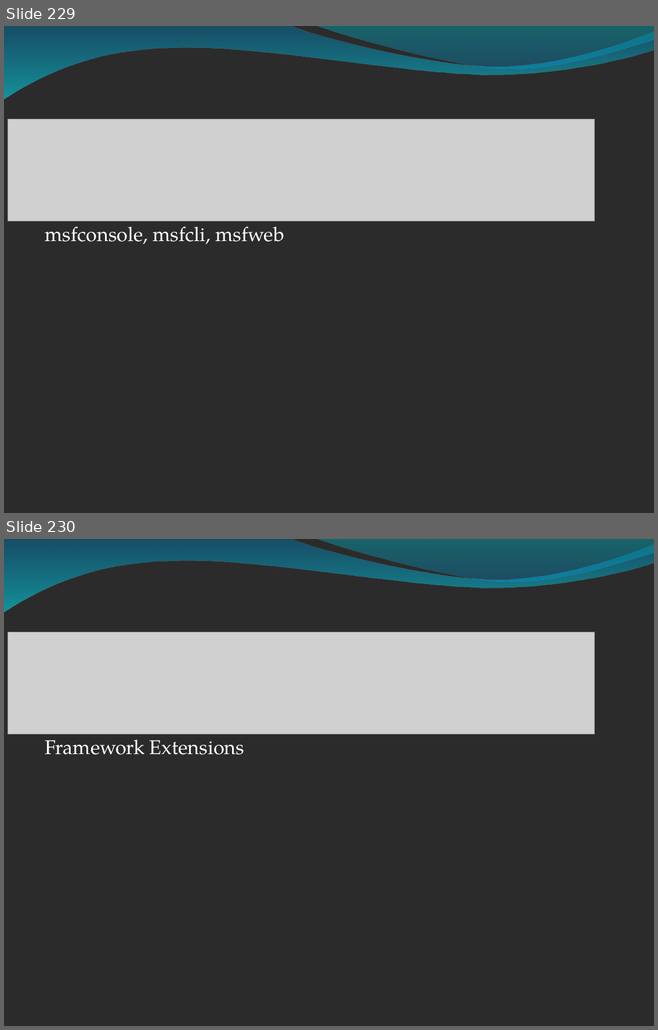
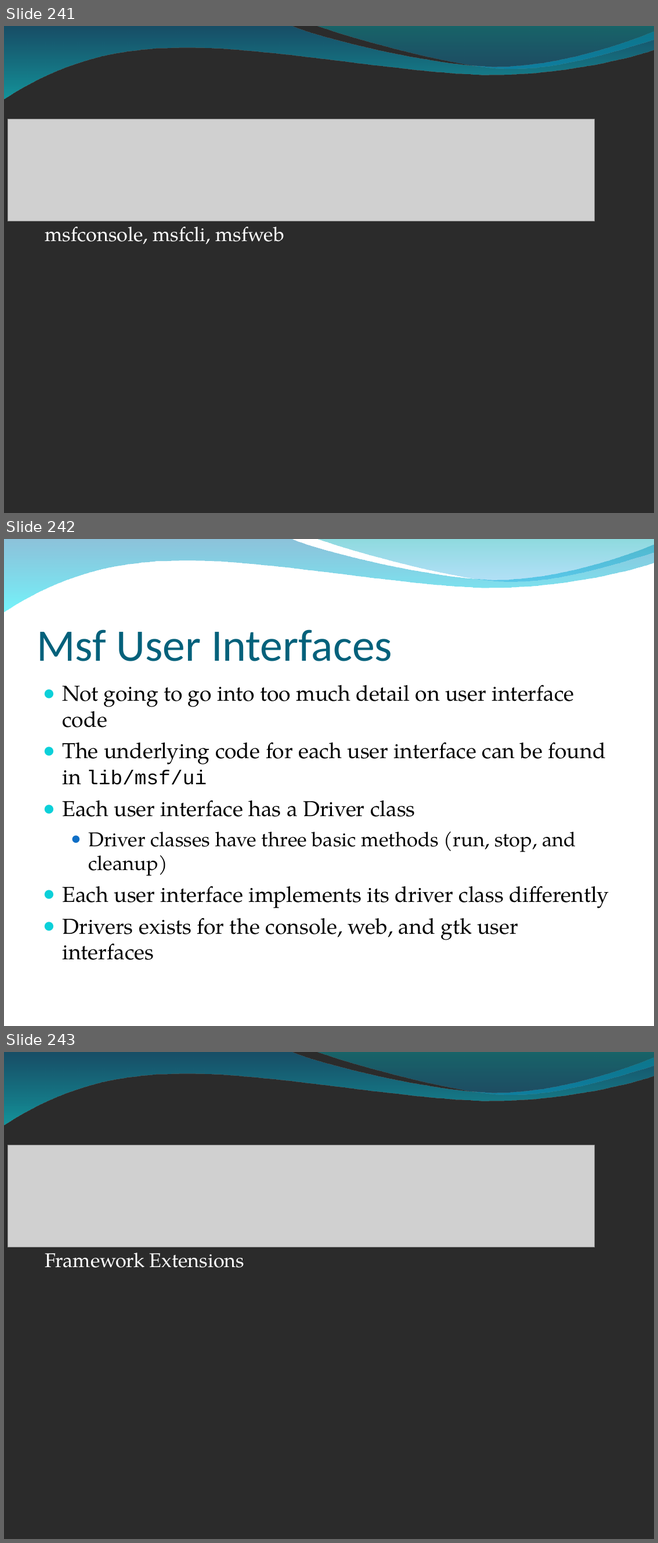
Before and after one commit to radar-webhook-testing/metasploit-framework-commits, a slide deck: dev/materials/msf3_internals_training/slides/bh_training_deck.ppt. Shown one above the other, each under a label of ours: slides 229 and 230 before the commit, slides 241, 242 and 243 after it. The pictures are 658x1030 and 658x1543 pixels, drawn with LibreOffice and Linux fonts; fonts in the diff are those of the drawing; grey boxes stand for pictures; background and template pictures are left out; a plain dark background stands for a picture behind light text. Boxes give left, top, right and bottom in pixels: in the first picture for what was removed or moved away, otherwise in the second. Text is boxed around its words. In the diff, an @@ line names an element or a change of style, - is before the commit and + after.

```diff
--- a/dev/materials/msf3_internals_training/slides/bh_training_deck.ppt
+++ b/dev/materials/msf3_internals_training/slides/bh_training_deck.ppt
@@ slide 242 added at [4, 539, 654, 1026], background picture (left out); not listed: 2 template elements that a slide beside it also shows @@
@@ title added at [36, 629, 392, 661], 50 pt, text #04617B @@
+Msf User Interfaces
@@ text added at [62, 685, 609, 960], 24.1 pt, text #000000 @@
+● Not going to go into too much detail on user interface code
+● The underlying code for each user interface can be found in lib/msf/ui
+● Each user interface has a Driver class
+  ● Driver classes have three basic methods (run, stop, and cleanup)
+● Each user interface implements its driver class differently
+● Drivers exists for the console, web, and gtk user interfaces
@@ what was slide 229 is now slide 241 @@
@@ what was slide 230 is now slide 243 @@
```
Also in this commit, not shown: 60 other slides added.
